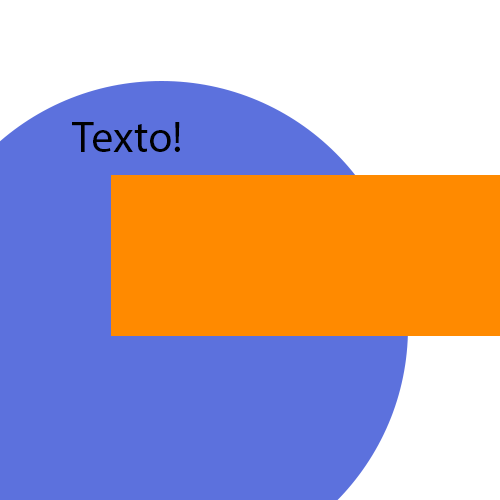
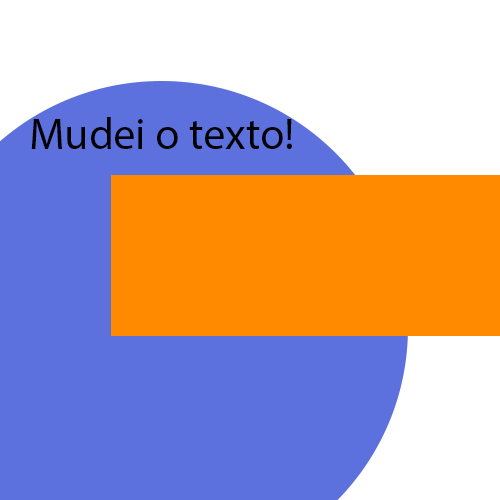
The second w=500, h=500 image is a revision of the first. Changes to its layers:
renamed "Texto!" to "Mudei o texto!", painted on it over bbox(31, 117, 292, 152)
